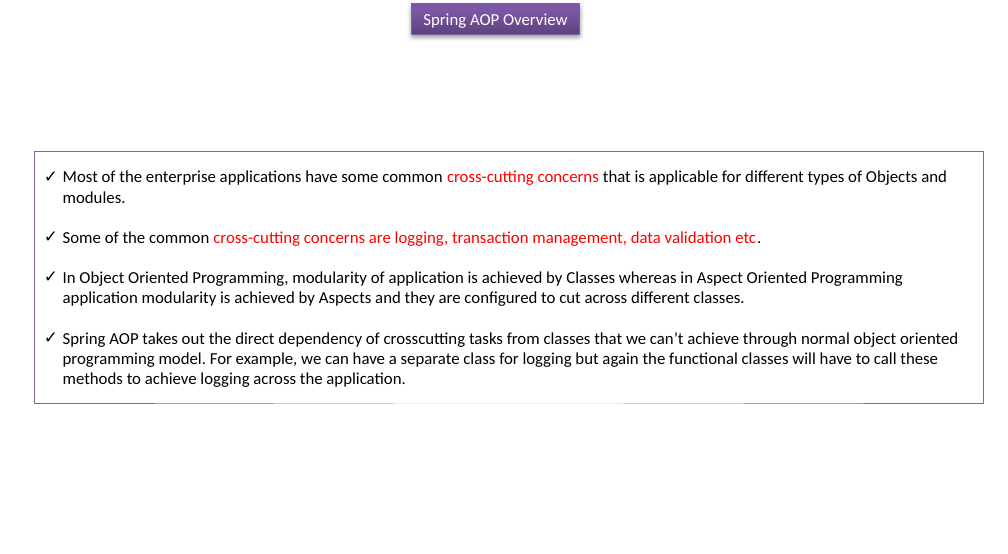
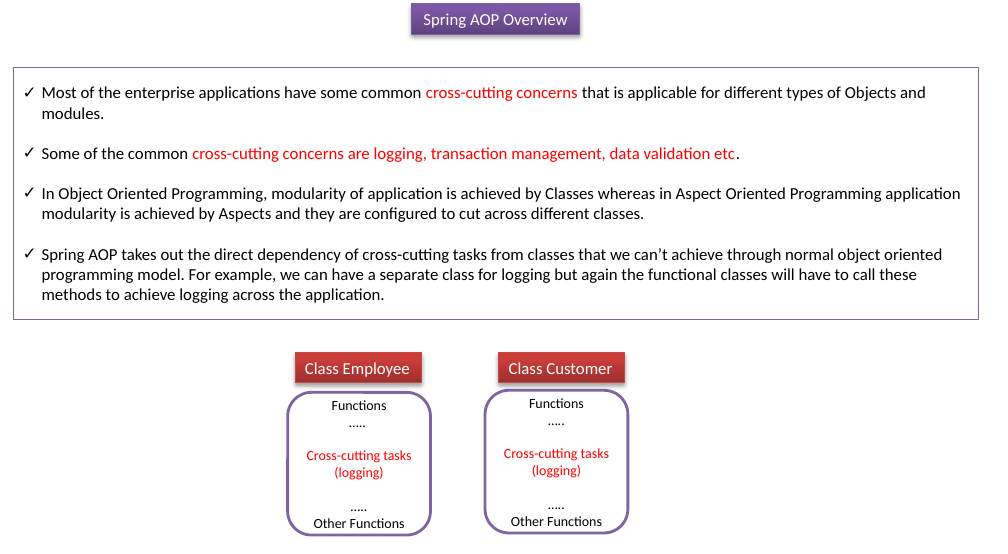
Before and after one commit to ramram43210/javaee, a slide deck: slide 1 of Later/Spring/9_AOP/1/Spring AOP Overview_V1.pptx. Drawn at 1008x554 pixels with LibreOffice and Linux fonts; fonts in the diff are those of the drawing. Boxes give left, top, right and bottom in pixels: in the first picture for what was removed or moved away, otherwise in the second. Text is boxed around its words. In the diff, an @@ line names an element or a change of style, - is before the commit and + after.

Commit message:
may10

```diff
--- a/Later/Spring/9_AOP/1/Spring AOP Overview_V1.pptx
+++ b/Later/Spring/9_AOP/1/Spring AOP Overview_V1.pptx
@@ rectangle "Most of the enterprise applications ...": place and size @@
-rectangle "Most of the enterprise applications ..." at [34,151,983,403]
+rectangle "Most of the enterprise applications ..." at [13,68,979,320]
@@ text in rectangle at [42,248,942,303]: text changed @@
-✓ Spring AOP takes out the direct dependency of crosscutting tasks from classes that we can’t achieve through normal object oriented programming model. For example, we can have a separate class for logging but again the functional classes will have to call these methods to achieve logging across the application.
+✓ Spring AOP takes out the direct dependency of cross-cutting tasks from classes that we can’t achieve through normal object oriented programming model. For example, we can have a separate class for logging but again the functional classes will have to call these methods to achieve logging across the application.
@@ rectangle added at [295,353,422,383], fill gradient #9C2F2D to #CB3E3A to #CE3B37, outline #BF4C48 0.75 pt, 12 pt, text #FFFFFF @@
+Class Employee
@@ rectangle added at [499,353,625,383], fill gradient #9C2F2D to #CB3E3A to #CE3B37, outline #BF4C48 0.75 pt, 12 pt, text #FFFFFF @@
+Class Customer
@@ rounded rectangle added at [287,393,430,536], fill #FFFFFF, outline #8064A2 2 pt, 10 pt, text #000000 @@
+Functions
+…..
+Cross-cutting tasks (logging)
+…..
+Other Functions
@@ rounded rectangle added at [485,391,628,534], fill #FFFFFF, outline #8064A2 2 pt, 10 pt, text #000000 @@
+Functions
+…..
+Cross-cutting tasks (logging)
+…..
+Other Functions
```
